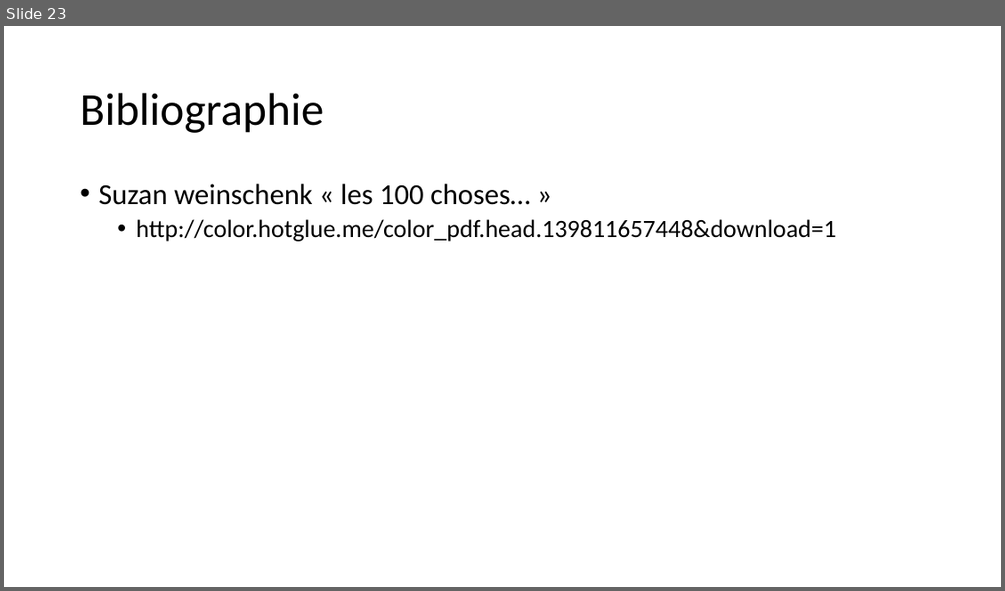
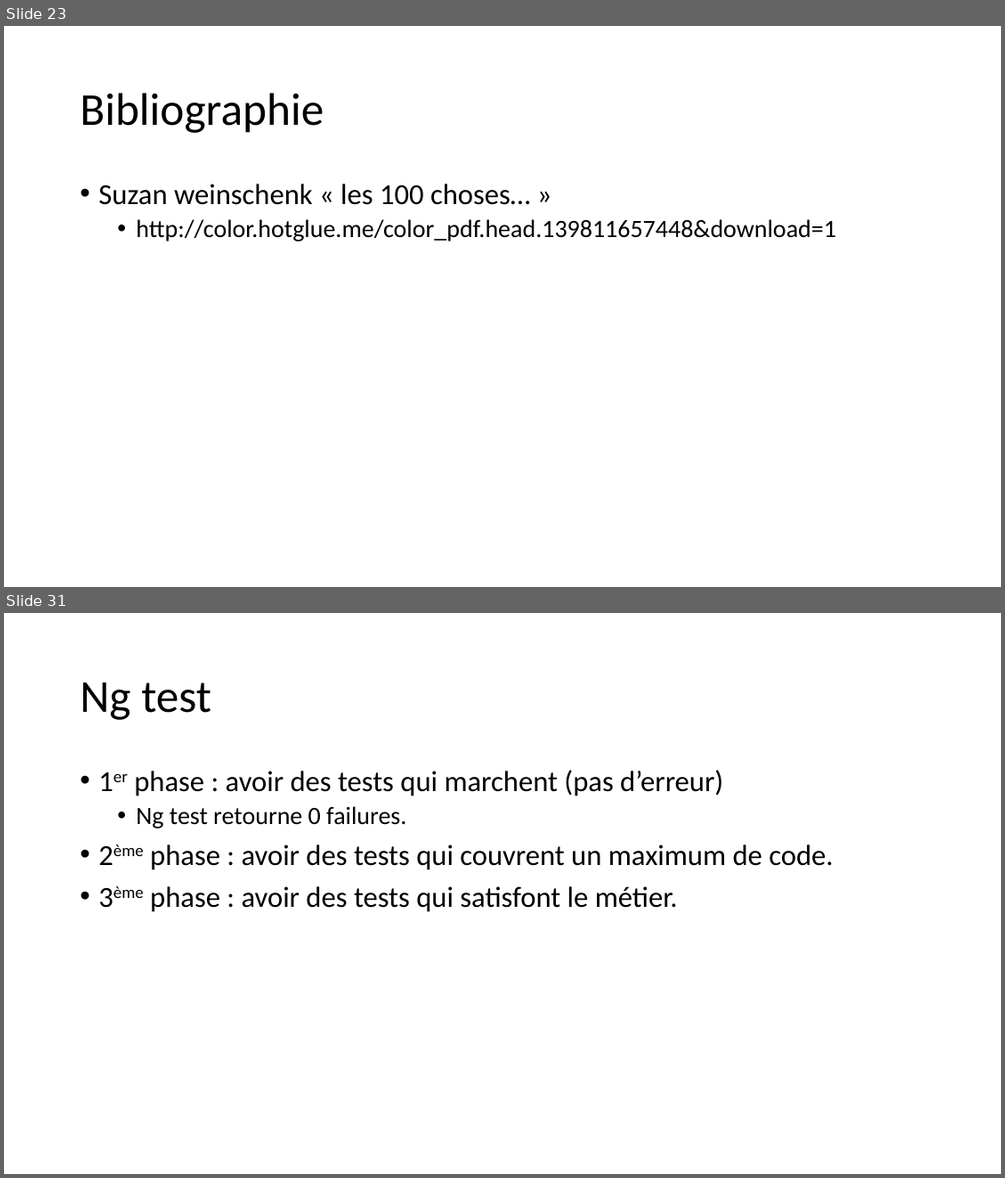
Before and after one commit to jlg-formation/fancv1-mars-21, a slide deck: notes.pptx. Shown one above the other, each under a label of ours: slide 23 before the commit, slides 23 and 31 after it; the slides between them are not shown. The pictures are 1005x591 and 1005x1178 pixels, drawn with LibreOffice and Linux fonts; fonts in the diff are those of the drawing. Boxes give left, top, right and bottom in pixels: in the first picture for what was removed or moved away, otherwise in the second. Text is boxed around its words. In the diff, an @@ line names an element or a change of style, - is before the commit and + after.

```diff
--- a/notes.pptx
+++ b/notes.pptx
@@ slide 31 added at box(4, 613, 1001, 1174), background #FFFFFF @@
@@ title added at box(80, 682, 211, 720), 44 pt, text #000000 @@
+Ng test
@@ text added at box(134, 770, 833, 912), 28 pt, text #000000 @@
+• 1er phase : avoir des tests qui marchent (pas d’erreur)
+  • Ng test retourne 0 failures.
+• 2ème phase : avoir des tests qui couvrent un maximum de code.
+• 3ème phase : avoir des tests qui satisfont le métier.
```
Also in this commit, not shown: 2 slides changed, 8 other slides added.
